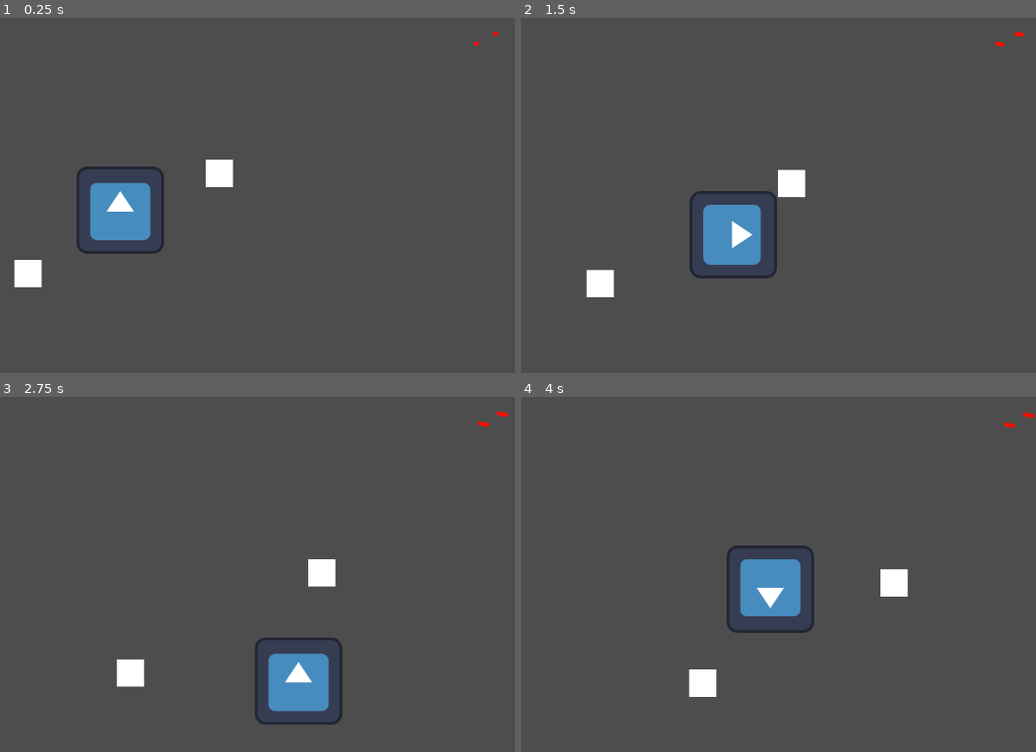
Above: before the commit, frames 1-4 (two rows, left to right).
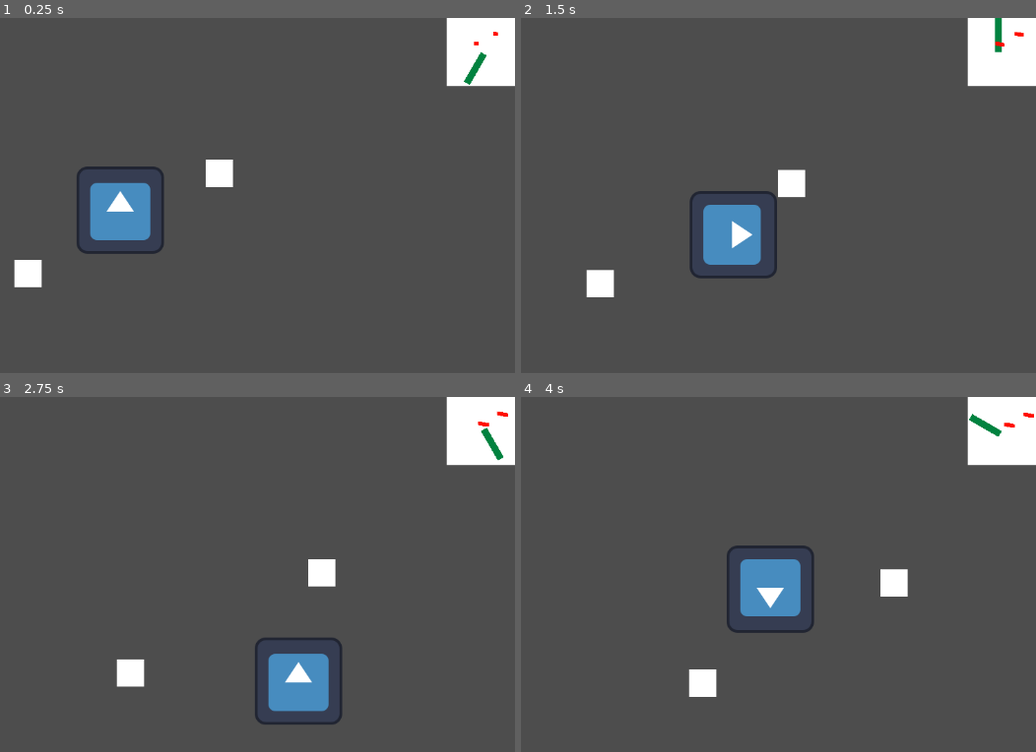
Above: after the commit, the same moments.

Repository: ItsTunda1/Bermuda-Reaper
Game: Godot game, scene res://scenes/GAME.tscn
Two runs of this game, one before a commit and one after it. Both use one fixed random seed, a clock stepped at 60 frames per second and the inputs below. This scene is started directly instead of the project's main scene. The engine's default icon, where the game draws it, is replaced by a stand-in: a white triangle on a blue panel in a dark square.
Inputs (mouse positions are in pixels of both pictures, inside the frame that each line leads up to):
- Up to frame 1 (0.25 s): no input
- Up to frame 2 (1.5 s): move the mouse to (814, 216) at 0.52 s; hold Right (ui_right) 0.53-1.28 s; click (814, 216) at 0.67 s; move the mouse to (outside the picture) at 1.27 s; hold Down (ui_down) from 1.28 s (still down)
- Up to frame 3 (2.75 s): move the mouse to (200, 521) at 2.02 s; release Down (ui_down) at 2.03 s; hold Right (ui_right) from 2.03 s (still down)
- Up to frame 4 (4 s): move the mouse to (603, 705) at 2.77 s; release Right (ui_right) at 2.78 s; hold Up (ui_up) 2.78-3.53 s; click (603, 705) at 2.92 s; move the mouse to (876, 684) at 3.52 s; hold Left (ui_left) from 3.53 s (still down)

The runs differ from the first frame. In frame 1, 2.6% of the frame differs, in the area x 86-100%, y 0-20%; in frame 2, 2.6%; in frame 3, 2.6%; in frame 4, 2.6%.

Commit message:
wiper rotation

Diff:
--- a/UI/Radar.tscn
+++ b/UI/Radar.tscn
@@ -21,3 +21,23 @@
 offset_left = -100.0
 offset_bottom = 100.0
 grow_horizontal = 0
+
+[node name="ColorRect" type="ColorRect" parent="CanvasLayer/RadarContainer"]
+layout_mode = 1
+anchors_preset = 15
+anchor_right = 1.0
+anchor_bottom = 1.0
+grow_horizontal = 2
+grow_vertical = 2
+
+[node name="Wiper" type="ColorRect" parent="CanvasLayer/RadarContainer"]
+layout_mode = 1
+anchors_preset = 15
+anchor_right = 1.0
+anchor_bottom = 1.0
+offset_left = 50.0
+offset_top = 50.0
+offset_right = -40.0
+grow_horizontal = 2
+grow_vertical = 2
+color = Color(3.85046e-07, 0.510297, 0.247738, 1)
--- a/scripts/radar.gd
+++ b/scripts/radar.gd
@@ -5,6 +5,9 @@
 var RadarDotScene = preload("res://UI/RadarDot.tscn")
 @onready var radar_container = $CanvasLayer/RadarContainer
 var radar_points = [Vector2(10, 20), Vector2(-50, 30)]
+
+# Wiper Anim
+@onready var wiper = $CanvasLayer/RadarContainer/Wiper
 
 # Boat
 var boat: boat;
@@ -36,7 +39,7 @@
 	return radar_pos
 
 
-func _process(_delta):
+func _process(delta):
 	var player_pos = Vector2(0, 0)
 	radar_points[0].x += 10;
 
@@ -48,3 +51,7 @@
 		points.append(offset)
 
 	update_radar(points)
+
+
+	# Move Wiper
+	wiper.rotation_degrees += 2.0
